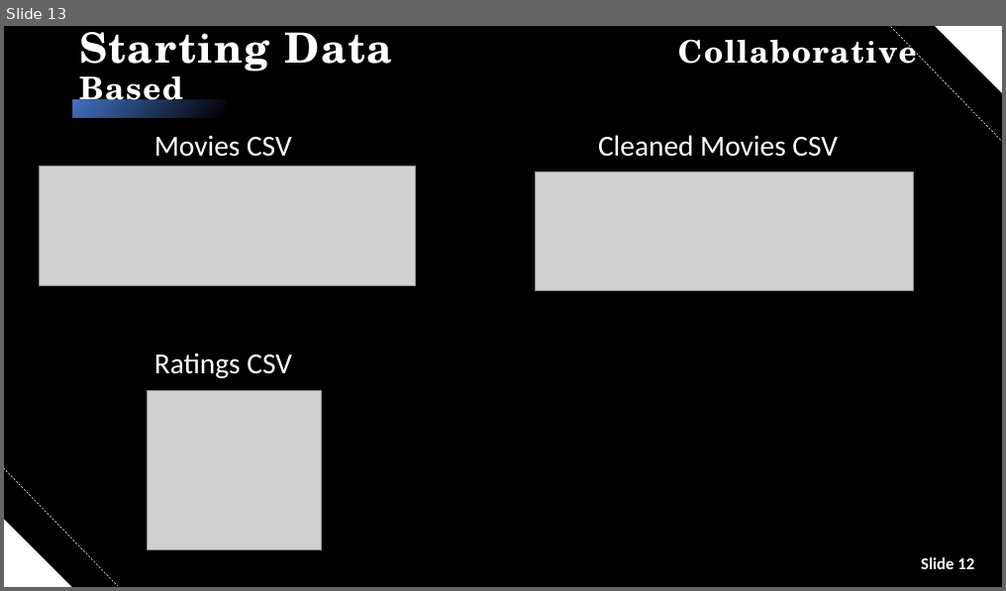
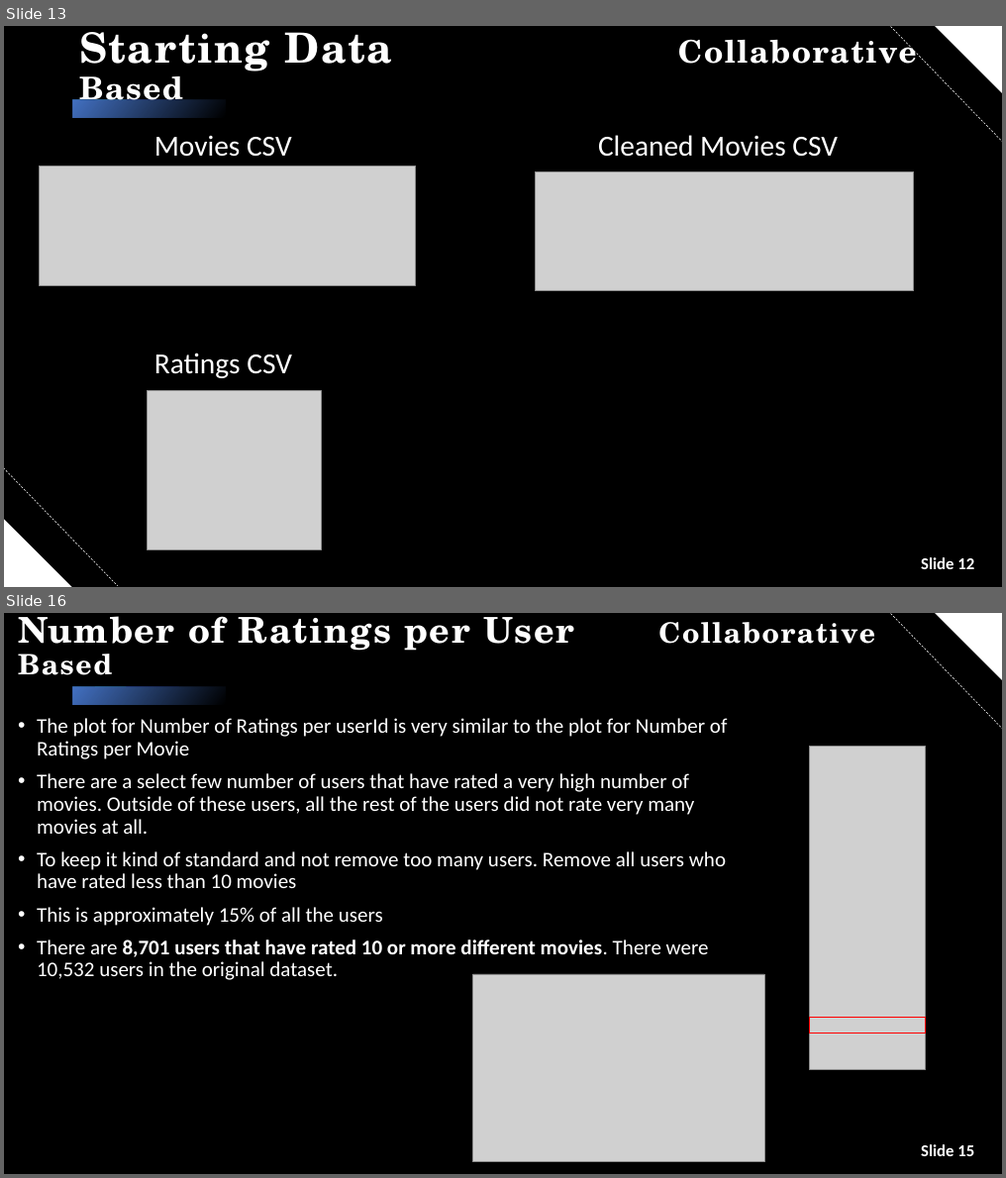
Before and after one commit to cseebec/Movie_Recommendation_P4, a slide deck: Movie Recommendation Systems.pptx. Shown one above the other, each under a label of ours: slide 13 before the commit, slides 13 and 16 after it; the slides between them are not shown. The pictures are 1006x591 and 1006x1178 pixels, drawn with LibreOffice and Linux fonts; fonts in the diff are those of the drawing; grey boxes stand for pictures; background and template pictures are left out. Boxes give left, top, right and bottom in pixels: in the first picture for what was removed or moved away, otherwise in the second. Text is boxed around its words. In the diff, an @@ line names an element or a change of style, - is before the commit and + after.

```diff
--- a/Movie Recommendation Systems.pptx
+++ b/Movie Recommendation Systems.pptx
@@ slide 16 added at (4, 613, 1002, 1174), background picture (left out); not listed: 5 template elements that a slide beside it also shows @@
@@ title added at (18, 616, 875, 656), 34.2 pt, text #FFFFFF, bold @@
+Number of Ratings per User Collaborative Based
@@ text added at (37, 718, 728, 980), 20 pt, text #FFFFFF @@
+• The plot for Number of Ratings per userId is very similar to the plot for Number of Ratings per Movie
+• There are a select few number of users that have rated a very high number of movies. Outside of these users, all the rest of the users did not rate very many movies at all.
+• To keep it kind of standard and not remove too many users. Remove all users who have rated less than 10 movies
+• This is approximately 15% of all the users
+• There are 8,701 users that have rated 10 or more different movies. There were 10,532 users in the original dataset.
@@ picture added at (810, 747, 926, 1069) @@
@@ picture added at (472, 974, 764, 1162) @@
@@ rectangle added at (810, 1018, 926, 1033), outline #FF0000 1 pt @@
@@ rectangle added at (4, 1042, 151, 1174), fill #000000, outline #000000 1 pt @@
@@ text added at (921, 1145, 974, 1157), 16 pt, text #FFFFFF, bold @@
+Slide 15
```
Also in this commit, not shown: 4 slides changed, 1 other slide added, 2 other files.
